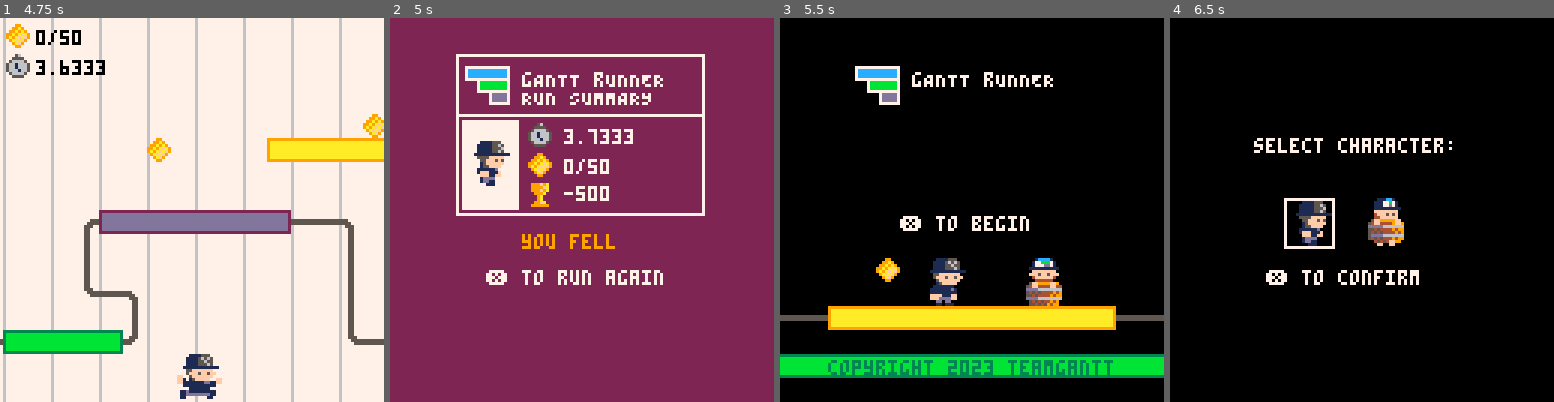
Above: before the commit, frames 1-4 (left to right).
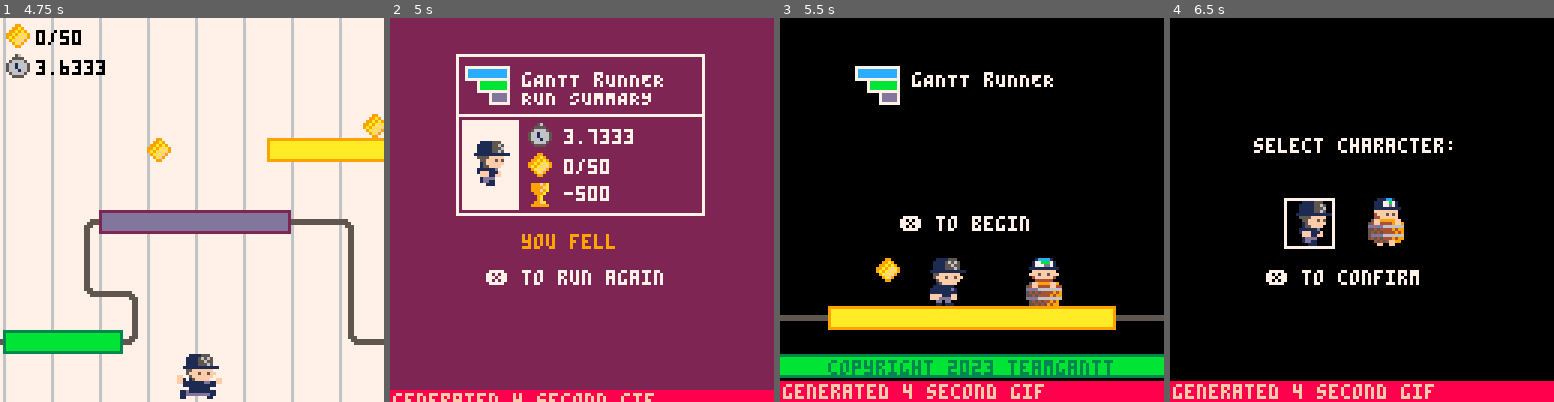
Above: after the commit, the same moments.

Repository: teamgantt/gantt-runner
Game: PICO-8 cartridge gantt-runner.p8
Two runs of this game, one before a commit and one after it. Both use one fixed random seed, a clock stepped at 60 frames per second and the inputs below.
Inputs:
- Up to frame 1 (4.75 s): tap X (X key) at 0.33, 1.07, 1.85, 2.97, 4.08 s; tap O (Z key) at 0.7, 1.7, 2.1, 2.5, 2.9, 3.3, 3.7, 4.1, 4.5 s; hold Right 1.6-2.1 s; hold Right 2.47-3.03 s; hold Left 3.08-3.58 s; hold Down 3.63-3.97 s; hold Right 4.02-4.68 s
- Up to frame 2 (5 s): tap O (Z key) at 4.9 s
- Up to frame 3 (5.5 s): hold Left from 5.08 s (still down); tap X (X key) at 5.2 s; tap O (Z key) at 5.3 s
- Up to frame 4 (6.5 s): release Left at 5.68 s; tap O (Z key) at 5.7, 6.1 s; hold Down 5.73-6.03 s; hold Right from 6.08 s (still down); tap X (X key) at 6.32 s

Frame 1 is identical in both runs. In frame 2, 3.1% of the frame differs, in the area x 0-100%, y 96-100%; in frame 3, 5.5%, in the area x 0-100%, y 94-100%; in frame 4, 5.5%.

Commit message:
adds gif exporting and sparkles

Diff:
--- a/gantt-runner.p8
+++ b/gantt-runner.p8
@@ -26,6 +26,7 @@
 	i_player()
 	i_select()
 	i_particles()
+	i_summary()
 end
 
 function _update()
@@ -40,8 +41,8 @@
 		u_camera_follow()
 		u_game()
 		u_milestones()
-		u_fx()
 	end
+	u_fx()
 end
 
 function _draw()
@@ -56,12 +57,13 @@
 		d_select();
 	elseif g.scene == 'summary' then
 		d_summary()
+		d_fx()
 	else --game
 		cls(7)
 		d_game()
 		d_map()
+		d_milestones()
 		d_fx()
-		d_milestones()
 		d_player()
 		d_debug_hitboxes()
 		d_ui();
--- a/src/collision.lua
+++ b/src/collision.lua
@@ -41,11 +41,12 @@
 function milestone_collide()
 	-- check for collision with milestone
 	for k,mile in ipairs(milestones) do
-		if (check_collision(player.x, player.y, 16, 16, mile.x, mile.y, 8, 8)) then
+		if (check_collision(player.x, player.y, player.w, player.h, mile.x, mile.y, 8, 8)) then
 			prev_milestone_x = mile.x
 			del(milestones, mile)
 			player.milestones+=1
 			sfx(2)
+			sparks(mile.x, mile.y, 4)
 		end
 	end
 end
@@ -54,7 +55,7 @@
 -- Returns true if two boxes overlap, false if they don't;
 -- x1,y1 are the top-left coords of the first box, while w1,h1 are its width and height;
 -- x2,y2,w2 & h2 are the same, but for the second box.
-function check_collision(x1,y1,w1,h1, x2,y2,w2,h2)
+function check_collision(x1,y1,w1,h1,x2,y2,w2,h2)
   return x1 < x2+w2 and
          x2 < x1+w1 and
          y1 < y2+h2 and
--- a/src/game.lua
+++ b/src/game.lua
@@ -16,10 +16,14 @@
 
 		-- methods
 		start_level=function()
+			extcmd('rec')
+
 			if (g.status!="running") then
 				setup_milestones()
 			end
+
 			player.milestones=0
+			confetti_t=60
 			g.scene="game"
 			g.status="running"
 			g.start_t=t()
@@ -37,6 +41,8 @@
 			end
 			g.end_t = g.cur_t
 			g.scene="summary"
+			extcmd("set_filename", "latest_ganttrunner_run.gif")
+			extcmd("video")
 		end,
 	 }
 
--- a/src/particles.lua
+++ b/src/particles.lua
@@ -74,19 +74,37 @@
 
 -- poof effect
 function dust(x,y,r,l,c_table,num)
-for i=0, num do
-    --settings
-    add_fx(
-        x,         -- x
-        y,         -- y
-        l+rnd(3), -- die
-        rnd(2)-1,  -- dx
-        rnd(2)-3,  -- dy
-        true,      -- gravity
-        false,     -- grow
-        true,      -- shrink
-        r,         -- radius
-        c_table    -- color_table
-    )
+  for i=0, num do
+      --settings
+      add_fx(
+          x,         -- x
+          y,         -- y
+          l+rnd(3), -- die
+          rnd(2)-1,  -- dx
+          rnd(2)-3,  -- dy
+          true,      -- gravity
+          false,     -- grow
+          true,      -- shrink
+          r,         -- radius
+          c_table    -- color_table
+      )
+  end
 end
+
+function sparks(x,y,num)
+  for i=0, num do
+      --settings
+      add_fx(
+          x+4,         -- x
+          y+4,         -- y
+          4+rnd(6), -- die
+          rnd(4)-2,  -- dx
+          rnd(4)-4,  -- dy
+          true,      -- gravity
+          false,     -- grow
+          true,      -- shrink
+          2,         -- radius
+          {8,9,10,15}    -- color_table
+      )
+  end
 end
--- a/src/summary.lua
+++ b/src/summary.lua
@@ -1,3 +1,7 @@
+function i_summary()
+  confetti_t=90
+end
+
 
 function u_summary()
   if btnp(❎) then
@@ -10,6 +14,12 @@
   else
     run_anim.f+=run_anim.timing
 	end
+
+  if confetti_t>0 and g.status=='win' then
+    delay_time(120+rnd(128), sparks(cam.x+rnd(128), cam.y+rnd(64), 5))
+  end
+
+  confetti_t-=1
 end
 
 
@@ -28,6 +38,7 @@
     cls(2)
     print('you fell', cam.x+44, cam.y+72, 9)
   end
+
   rect(cam.x+22, cam.y+12, cam.x+104, cam.y+65, 7)
   line(cam.x+22, cam.y+32, cam.x+104, cam.y+32, 7)
 
--- a/src/utils.lua
+++ b/src/utils.lua
@@ -12,3 +12,14 @@
 		end
 	end
 end
+
+--time elapsed before animation
+function delay_time(time, callback)
+	local t = 0
+	return function()
+		t += 1/30
+		if t >= time then
+			callback()
+		end
+	end
+end
Not shown, changed: gantt_runner_html/gantt_runner.js
